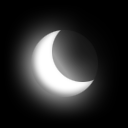
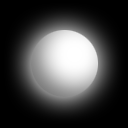
Before/after of a 128×128 layered artwork. What changed in the layer stack:
removed layer "Moon14" over [31, 30, 98, 97]
showed "MoonFull" over [31, 30, 98, 97]
